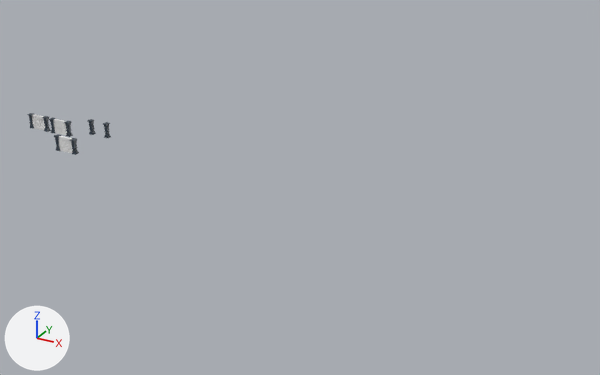
Renders of the Blender file 7_Dungeon/Pillar.blend from each side of a commit.
Rendered twice from a 50 mm camera at (110.1, -109.7, 58.1) aimed at (44.6, 9.4, -1.4). The axes (+X, +Y, +Z) are drawn at lower left. The lights are the same throughout.
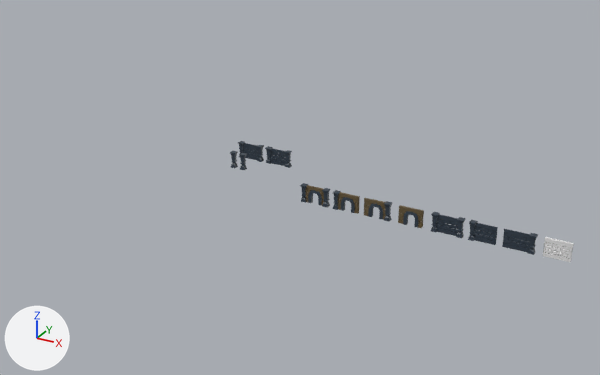
Diff of the bpy script that builds the scene:
```diff
--- a/7_Dungeon/Pillar.blend.py
+++ b/7_Dungeon/Pillar.blend.py
@@ ob_cube_001 @@
-ob_cube_001 = bpy.data.objects.new('Cube.001', me_cube_001)
@@ ob_cube_002 @@
 ob_cube_002 = bpy.data.objects.new('Cube.002', me_cube_002)
-ob_cube_002.location = (0.0, 10.0, 0.0)
+ob_cube_002.location = (31.0, 9.0, 0.0)
 ob_cube_002.rotation_euler = (0.0, 0.0, 1.571)  # degrees (0, 0, 90)
@@ ob_cube_003 @@
 ob_cube_003 = bpy.data.objects.new('Cube.003', me_cube_003)
-ob_cube_003.location = (-4.0, 10.0, 0.0)
+ob_cube_003.location = (33.0, 9.0, 0.0)
 ob_cube_003.scale = (0.5, 0.5, 0.55)
@@ ob_plane @@
-ob_plane = bpy.data.objects.new('Plane', me_plane)
@@ ob_cube_004 @@
-ob_cube_004 = bpy.data.objects.new('Cube.004', me_cube_004)
@@ ob_cube_005 @@
-ob_cube_005 = bpy.data.objects.new('Cube.005', me_cube_005)
@@ ob_plane_001 @@
-ob_plane_001 = bpy.data.objects.new('Plane.001', me_plane_001)
@@ ob_cube_006 @@
-ob_cube_006 = bpy.data.objects.new('Cube.006', me_cube_006)
@@ ob_cube_007 @@
-ob_cube_007 = bpy.data.objects.new('Cube.007', me_cube_007)
@@ ob_plane_002 @@
 ob_plane_002 = bpy.data.objects.new('Plane.002', me_plane_002)
-ob_plane_002.location = (-15.7, 7.0, 0.0)
+ob_plane_002.location = (91.3, 2.0, 0.0)
 _m = ob_plane_002.modifiers.new('Mirror', 'MIRROR')
@@ ob_cube_008 @@
-ob_cube_008 = bpy.data.objects.new('Cube.008', me_cube_008)
@@ ob_door_4 @@
+ob_door_4 = bpy.data.objects.new('Door 4', me_plane_014)  # 464 vertices, 386 faces; spans x -2.11..1.89, y -0.45..0.45, z 0.0..2.94; in mat_material (dark blue #323e4b), mat_material_001 (brown #685739)
+ob_door_4.location = (68.6, 2.0, 0.0)
@@ ob_door_2 @@
+ob_door_2 = bpy.data.objects.new('Door 2', me_cube_016)  # 614 vertices, 523 faces; spans x -1.0..8.02, y -1.0..1.0, z 0.0..5.4; in mat_material (dark blue #323e4b), mat_material_001 (brown #685739)
+ob_door_2.location = (55.5, 2.0, 0.0)
+ob_door_2.scale = (0.5, 0.5, 0.55)
@@ ob_door_3 @@
+ob_door_3 = bpy.data.objects.new('Door 3', me_cube_015)  # 614 vertices, 523 faces; spans x -1.0..1.01, y -1.0..8.18, z 0.0..5.4; in mat_material (dark blue #323e4b), mat_material_001 (brown #685739)
+ob_door_3.location = (64.6, 2.0, 0.0)
+ob_door_3.rotation_euler = (0.0, 0.0, 1.571)  # degrees (0, 0, 90)
+ob_door_3.scale = (0.5, 0.5, 0.55)
@@ ob_door_1 @@
+ob_door_1 = bpy.data.objects.new('Door 1', me_cube_009)  # 764 vertices, 660 faces; spans x -1.0..9.2, y -1.0..1.01, z 0.0..5.4; in mat_material (dark blue #323e4b), mat_material_001 (brown #685739)
+ob_door_1.location = (49.5, 2.0, 0.0)
+ob_door_1.scale = (0.5, 0.5, 0.55)
@@ ob_pillar_3 @@
+ob_pillar_3 = bpy.data.objects.new('Pillar 3', me_cube_005_1)  # 442 vertices, 390 faces; spans x -1.0..9.2, y -1.0..1.01, z 0.0..5.4; in mat_material (dark blue #323e4b)
+ob_pillar_3.location = (35.5, 14.0, 0.0)
+ob_pillar_3.scale = (0.5, 0.5, 0.55)
@@ ob_main_wall_2 @@
+ob_main_wall_2 = bpy.data.objects.new('Main Wall 2', me_cube_001_1)  # 436 vertices, 387 faces; spans x -1.0..9.2, y -1.0..1.01, z 0.0..5.4; in mat_material (dark blue #323e4b)
+ob_main_wall_2.location = (29.5, 14.0, 0.0)
+ob_main_wall_2.scale = (0.5, 0.5, 0.55)
@@ ob_wall_3 @@
+ob_wall_3 = bpy.data.objects.new('Wall 3', me_cube_017)  # 292 vertices, 253 faces; spans x -1.0..1.01, y -1.0..8.62, z 0.0..5.4; in mat_material (dark blue #323e4b)
+ob_wall_3.location = (87.6, 2.0, 0.0)
+ob_wall_3.rotation_euler = (0.0, 0.0, 1.571)  # degrees (0, 0, 90)
+ob_wall_3.scale = (0.5, 0.5, 0.55)
@@ ob_wall_1 @@
+ob_wall_1 = bpy.data.objects.new('Wall 1', me_cube_013)  # 442 vertices, 390 faces; spans x -1.0..9.2, y -1.0..1.01, z 0.0..5.4; in mat_material (dark blue #323e4b)
+ob_wall_1.location = (72.5, 2.0, 0.0)
+ob_wall_1.scale = (0.5, 0.5, 0.55)
@@ ob_wall_2 @@
+ob_wall_2 = bpy.data.objects.new('Wall 2', me_cube_007_1)  # 297 vertices, 257 faces; spans x -1.0..7.58, y -1.0..1.0, z 0.0..5.4; in mat_material (dark blue #323e4b)
+ob_wall_2.location = (78.5, 2.0, 0.0)
+ob_wall_2.scale = (0.5, 0.5, 0.55)
```

Location of each change, (x1, y1, x2, y2) in pixels of the pictures (600 x 375 px):
'Plane.002', moved: before (32, 114, 45, 130); after (543, 237, 574, 262)
'Wall 3', added (blue): after (502, 229, 538, 255)
'Wall 1', added (blue): after (431, 212, 465, 238)
'Wall 2', added (blue): after (468, 220, 498, 245)
'Door 1', added: after (300, 183, 331, 208)
'Door 3', added: after (364, 198, 392, 222)
'Door 2', added: after (333, 190, 360, 214)
'Pillar 3', added: after (265, 146, 292, 168)
'Door 4', added: after (398, 205, 424, 228)
'Main Wall 2', added: after (238, 141, 264, 162)
'Plane', deleted: before (58, 136, 73, 153)
'Cube.002', moved: before (103, 122, 111, 138); after (230, 151, 238, 168)
'Cube.003', moved: before (87, 119, 96, 135); after (239, 153, 247, 170)
'Plane.001', deleted: before (53, 119, 67, 135)
'Cube.004', deleted: before (70, 138, 79, 155)
'Cube.006', deleted: before (64, 121, 73, 137)
'Cube.008', deleted: before (42, 116, 51, 132)
'Cube.001', deleted: before (54, 134, 61, 151)
'Cube.007', deleted: before (27, 113, 34, 129)
'Cube.005', deleted: before (49, 118, 56, 133)
